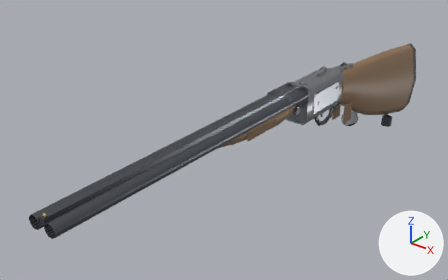
The glTF model aivilo/assets/guns/doublebarrel.glb: old version first, new version second.
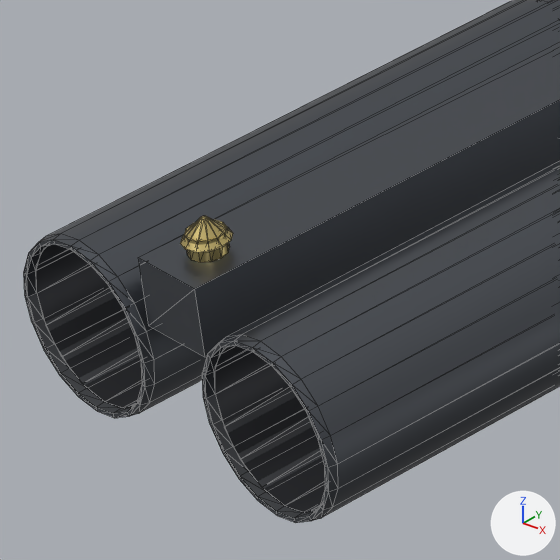
The first picture shows the older version from a camera (50 mm lens) standing at (0.544, -1.072, 0.448) and looking at (-0.093, -0.276, -0.046). The close-ups show the older and then the newer version on the part from 6% to 17% of the width and 69% to 86% of the height of that picture. Only the edits that show in the close-ups are written down. The lights are fixed; the arrows at lower right show +X, +Y and +Z. The close-ups show mesh edges as thin lines. Vertices at exactly the same position are counted once.

Names of what the first close-up shows: 'body'.
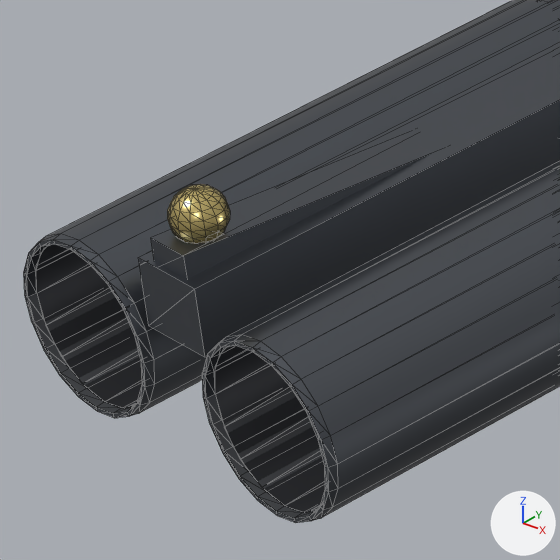
Location of each change, (x1, y1, x2, y2) in pixels of the close-ups (560 x 560 px):
part 1 of me_body_mesh, built on: before (180, 216, 233, 262); after (151, 135, 433, 280)

Patch to the scene script:
```diff
--- a/aivilo/assets/guns/doublebarrel.glb.py
+++ b/aivilo/assets/guns/doublebarrel.glb.py
@@ me_body_mesh @@
 # used by ob_body; location = (0.0, 0.0, 0.0)
-me_body_mesh.from_pydata(...)  # 1393 vertices, 2442 faces; spans x -0.026..0.026, y -0.731..0.321, z -0.165..0.058
+me_body_mesh.from_pydata(...)  # 1435 vertices, 2542 faces; spans x -0.026..0.026, y -0.731..0.321, z -0.165..0.062
+# me_body_mesh part 1
+# 40 vertices are removed from x -0.003..0.003, y -0.728..-0.722, z 0.054..0.058
+# 88 faces are deleted
+# 1 vertex moves from x 0.0, y -0.727, z 0.054 to x 0.0, y -0.727, z 0.056
+# 126 vertices are added at x -0.003..0.003, y -0.729..-0.692, z 0.053..0.062
+# 8 new faces join them, mat_blued_steel (dark grey #63676e)
+# 252 new faces join them, mat_brass (yellow #e5cf86)
+# other edits to the shape of me_body_mesh do not show in these pictures
 me_body_mesh.materials.append(mat_receiver_steel)
```
